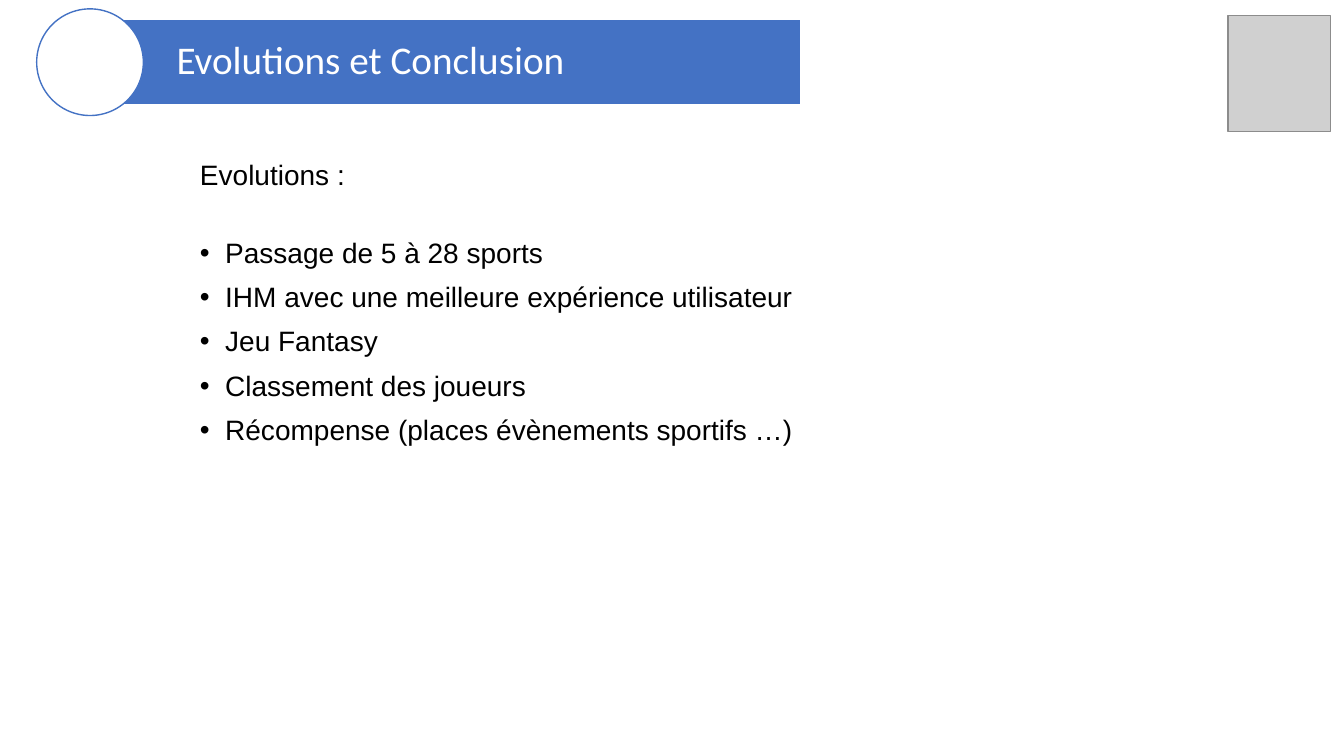
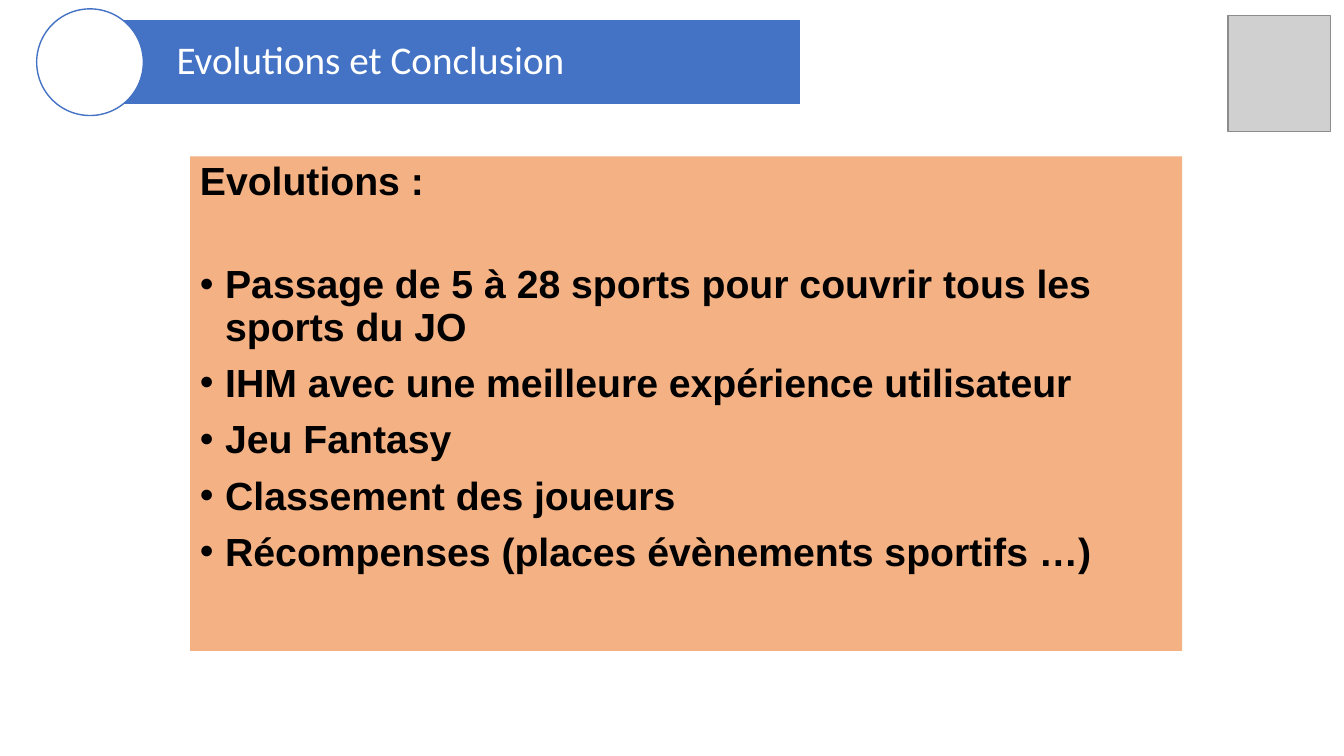
Before and after one commit to blockchainFormationAcadee/chapitre-vi-ft-franck38410, a slide deck: slide 18 of Presentation_JO2024.pptx (slide 16 before the commit). Drawn at 1344x756 pixels with LibreOffice and Linux fonts; fonts in the diff are those of the drawing; grey boxes stand for pictures. Boxes give left, top, right and bottom in pixels: in the first picture for what was removed or moved away, otherwise in the second. Text is boxed around its words. In the diff, an @@ line names an element or a change of style, - is before the commit and + after.

```diff
--- a/Presentation_JO2024.pptx
+++ b/Presentation_JO2024.pptx
@@ rectangle "Evolutions :": place and size @@
-rectangle "Evolutions :" at [200,164,792,445]
+rectangle "Evolutions :" at [191,156,1183,651]
@@ rectangle "Evolutions :" at [191,156,1183,651]: fill none to #F4B183 @@
@@ text in rectangle at [200,166,1071,518]: size 20 to 28 pt, bold on in "Evolutions :", "IHM avec une meilleure expérience utilisateur", "Jeu Fantasy", "Classement des joueurs" @@
@@ text in rectangle at [225,269,1091,349]: text changed; size 20 to 28 pt; bold on @@
-• Passage de 5 à 28 sports
+• Passage de 5 à 28 sports pour couvrir tous les sports du JO
@@ text in rectangle at [225,537,1028,574]: text changed; size 20 to 28 pt; bold on @@
-• Récompense (places évènements sportifs …)
+• Récompenses (places évènements sportifs …)
```
Also in this commit, not shown: 11 other slides changed, 3 slides added, 1 slide removed, 3 other files.
